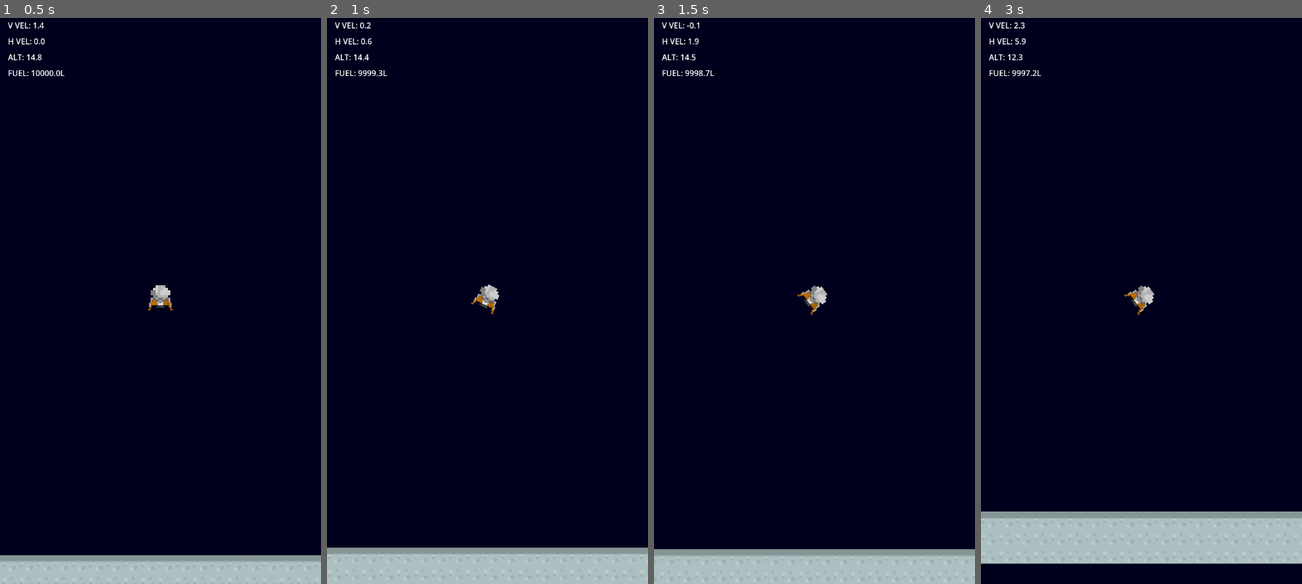
Above: before the commit, frames 1-4 (left to right).
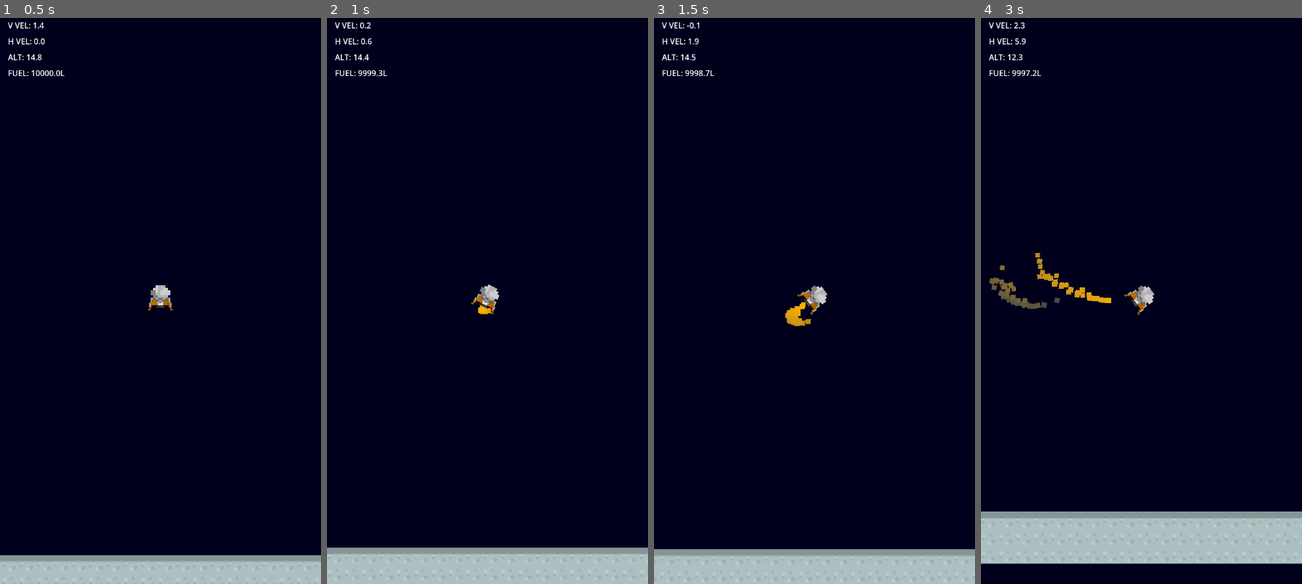
Above: after the commit, the same moments.

Repository: jakemeinershagen/lander
Game: Godot game, scene res://scenes/world.tscn
The game is run twice, just before and just after one commit, with the same random seed, the same clock (stepped at 60 frames per second) and the same inputs.
Inputs (mouse positions are in pixels of both pictures, inside the frame that each line leads up to):
- Up to frame 1 (0.5 s): no input
- Up to frame 2 (1 s): move the mouse to (558, 267) at 0.52 s; hold Right (roll_right) from 0.53 s (still down); hold Space (burn) from 0.53 s (still down)
- Up to frame 3 (1.5 s): keep holding Right (roll_right); move the mouse to (750, 323) at 1.27 s; release Space (burn) at 1.28 s; tap Space (burn) at 1.35 s
- Up to frame 4 (3 s): move the mouse to (1173, 170) at 2.02 s; release Right (roll_right) at 2.03 s; hold A (roll_left) 2.03-2.78 s; hold Space (burn) 2.03-2.78 s; tap Mouse wheel up (zoom_in) at 2.1 s; move the mouse to (1125, 414) at 2.77 s; hold Right (roll_right) from 2.78 s (still down); tap Mouse wheel down (zoom_out) at 2.85 s

Frame 1 is identical in both runs. In frame 2, less than 0.1% of the frame differs, in the area x 46-52%, y 50-53%; in frame 3, 0.2%; in frame 4, 0.7%, in the area x 2-41%, y 41-52%.

Commit message:
particles

Diff:
--- a/scenes/player.tscn
+++ b/scenes/player.tscn
@@ -6,6 +6,10 @@
 [ext_resource type="AudioStream" uid="uid://c7ek38sux54pa" path="res://assets/8bit_bomb_explosion.wav" id="4_741g4"]
 [ext_resource type="AudioStream" uid="uid://v66gwdirybcn" path="res://assets/enginehum3.ogg" id="5_kbci3"]
 [ext_resource type="PackedScene" uid="uid://bc7gmgeuqmbxi" path="res://scenes/explosion_and_smoke.tscn" id="6_k82sf"]
+
+[sub_resource type="Gradient" id="Gradient_bfaky"]
+offsets = PackedFloat32Array(0, 0.473333)
+colors = PackedColorArray(1, 0.703125, 0, 1, 0.289062, 0.289062, 0.289062, 1)
 
 [sub_resource type="RectangleShape2D" id="RectangleShape2D_a5atk"]
 
@@ -22,6 +26,22 @@
 script = ExtResource("1_w5whq")
 
 [node name="ExplosionAndSmoke" parent="." instance=ExtResource("6_k82sf")]
+
+[node name="ExhaustParticles" type="CPUParticles2D" parent="."]
+position = Vector2(0, 38)
+emitting = false
+amount = 200
+lifetime = 5.0
+direction = Vector2(0, 1)
+spread = 30.0
+gravity = Vector2(0, -30)
+initial_velocity_min = 100.0
+initial_velocity_max = 100.0
+angular_velocity_min = -10.0
+angular_velocity_max = 10.0
+scale_amount_min = 18.0
+scale_amount_max = 22.0
+color_ramp = SubResource("Gradient_bfaky")
 
 [node name="Sprite2D" type="Sprite2D" parent="."]
 scale = Vector2(5, 5)
--- a/scripts/player.gd
+++ b/scripts/player.gd
@@ -41,9 +41,11 @@
 	if Input.get_action_strength("burn") > 0:
 		fuel -= burn_fuel_consump * delta
 		$EngineSound.play()
+		$ExhaustParticles.emitting = true
 		#$Camera2D.add_trauma(0.020)
 	else:
 		$EngineSound.stop()
+		$ExhaustParticles.emitting = false
 
 func fail():
 	$Camera2D.add_trauma(0.9)
Not shown: 1 places in scenes/player.tscn that only renumber resources
Not shown, changed: README.md
